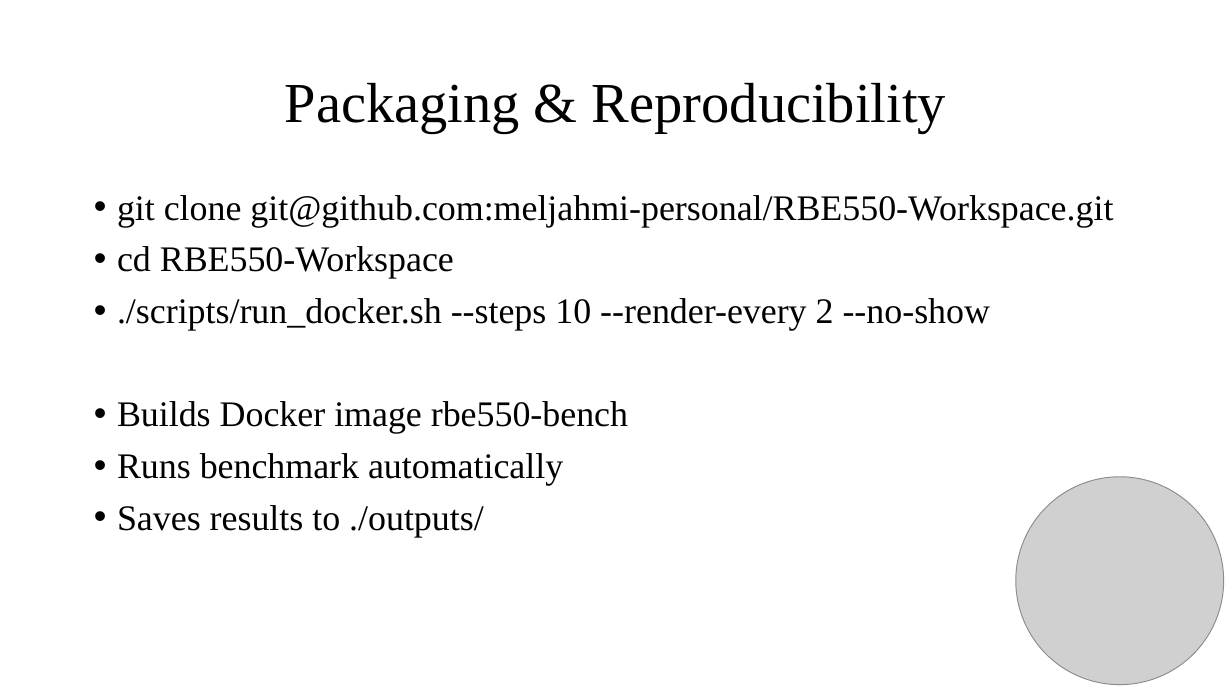
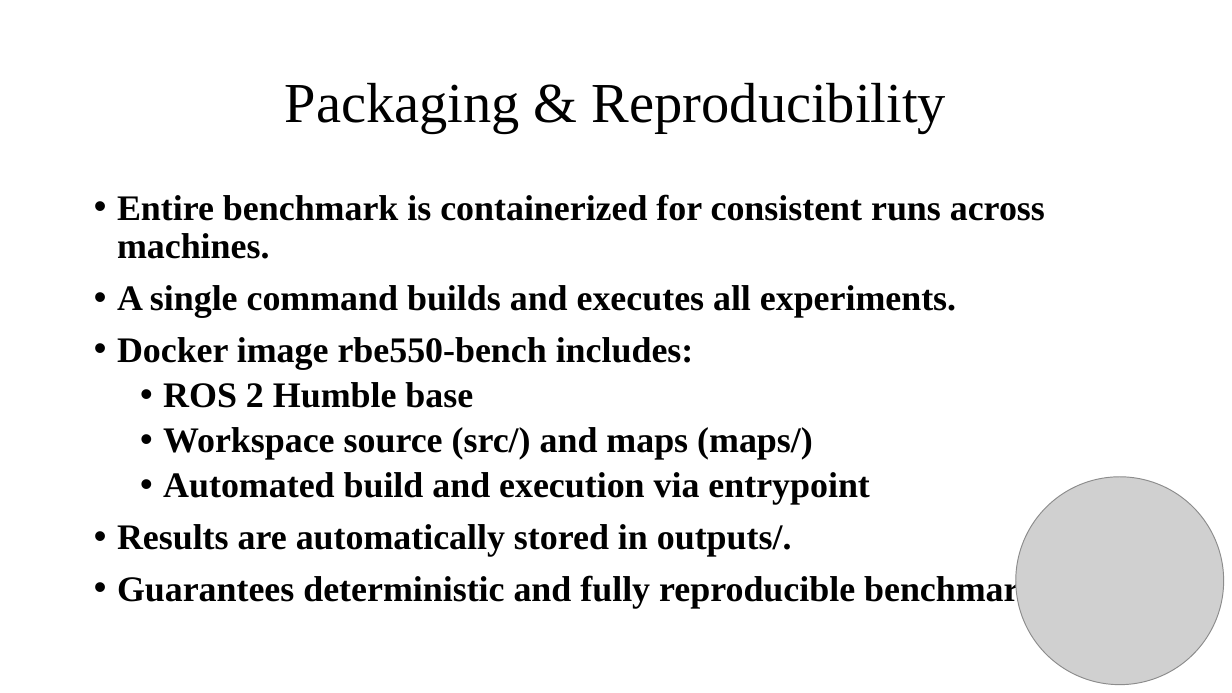
Before and after one commit to meljahmi-personal/RBE550-project-proposal, a slide deck: slide 8 of project_status_October_6/status/Benchmarking_Classical_Grid_Based_Planners_in_ROS2_Oct62025.pptx. Drawn at 1232x693 pixels with LibreOffice and Linux fonts; fonts in the diff are those of the drawing; grey boxes stand for pictures. Boxes give left, top, right and bottom in pixels: in the first picture for what was removed or moved away, otherwise in the second. Text is boxed around its words. In the diff, an @@ line names an element or a change of style, - is before the commit and + after.

```diff
--- a/project_status_October_6/status/Benchmarking_Classical_Grid_Based_Planners_in_ROS2_Oct62025.pptx
+++ b/project_status_October_6/status/Benchmarking_Classical_Grid_Based_Planners_in_ROS2_Oct62025.pptx
@@ text at (117, 194, 1096, 608): text changed; bold on @@
-• git clone git@github.com:meljahmi-personal/RBE550-Workspace.git
-• cd RBE550-Workspace
-• ./scripts/run_docker.sh --steps 10 --render-every 2 --no-show
-• Builds Docker image rbe550-bench
-• Runs benchmark automatically
-• Saves results to ./outputs/
+• Entire benchmark is containerized for consistent runs across machines.
+• A single command builds and executes all experiments.
+• Docker image rbe550-bench includes:
+  • ROS 2 Humble base
+  • Workspace source (src/) and maps (maps/)
+  • Automated build and execution via entrypoint
+• Results are automatically stored in outputs/.
+• Guarantees deterministic and fully reproducible benchmarking.
```
Also in this commit, not shown: 2 other slides changed, 1 slide removed, 3 other files.
